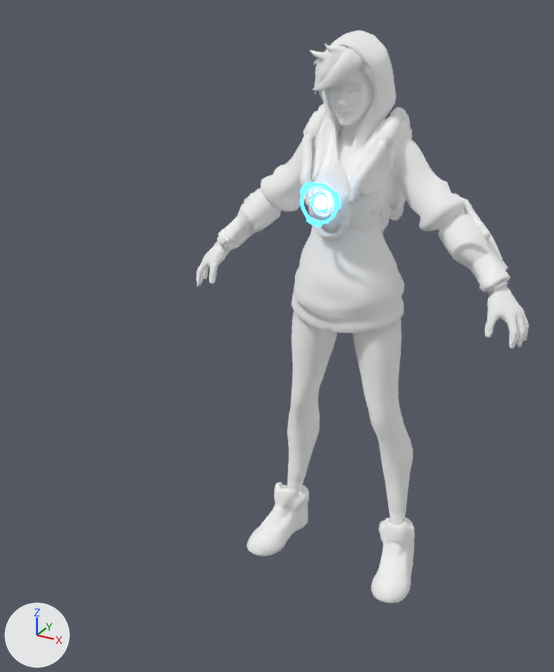
One commit to the glTF model Graffiti_Tracer2.glb: the scene before it, then after it.
Before and after are seen from a camera (50 mm lens) standing at (1.21, -2.79, 2.48) and looking at (-0.21, -0.22, 1.19). Every picture has the same lights, and +X, +Y and +Z are marked at lower left. The picture after the commit comes second. Where no turn or scale is listed for an object, it has been applied to the vertices. Vertices at exactly the same position are counted once.

Objects in the first picture: 'Tracer'.
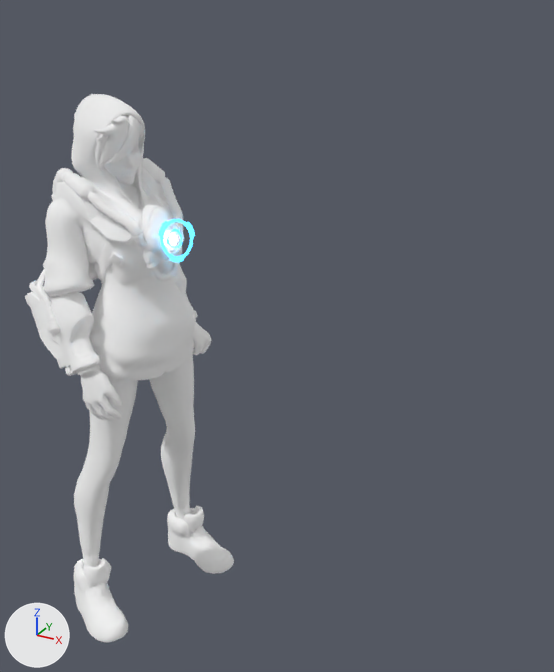
Where the change shows, as pixel boxes (x1, y1, x2, y2) in the pictures (554 x 672 px; the box of a moved part takes in the faces that stretch with it):
'Tracer', reshaped (37% narrower): before (196, 30, 529, 603); after (25, 94, 234, 643)
part 1 of me_24_tracer_1_0_0, moved or reshaped (not visible afterwards): before (461, 199, 508, 270)
part 2 of me_24_tracer_1_0_0, moved or reshaped (not visible before): after (25, 292, 69, 368)
part 3 of me_24_tracer_1_0_0, moved or reshaped: before (247, 485, 309, 556); after (74, 559, 128, 643)
part 4 of me_24_tracer_1_0_0, moved or reshaped: before (313, 202, 334, 215); after (168, 238, 181, 252)
part 5 of me_24_tracer_1_0_0, moved or reshaped (not visible before): after (29, 280, 50, 300)
part 6 of me_24_tracer_1_0_0, moved or reshaped (mostly hidden before): before (244, 188, 261, 202); after (36, 270, 60, 337)
part 7 of me_24_tracer_1_0_0, moved or reshaped (not visible before): after (88, 263, 98, 281)
part 8 of me_24_tracer_1_0_0, moved or reshaped (not visible afterwards): before (389, 193, 406, 221)
part 9 of me_24_tracer_1_0_0, moved or reshaped: before (307, 160, 352, 240); after (142, 204, 184, 281)
part 10 of me_24_tracer_1_0_0, moved or reshaped: before (274, 482, 296, 509); after (83, 558, 108, 587)
part 11 of me_24_tracer_1_0_0, moved or reshaped: before (196, 30, 529, 603); after (38, 94, 234, 574)

Diff of the bpy script that builds the scene:
```diff
--- a/Graffiti_Tracer2.glb.py
+++ b/Graffiti_Tracer2.glb.py
@@ me_24_tracer_1_0_0 @@
 # used by ob_tracer; location = (0.0, 0.0, 0.0)
-me_24_tracer_1_0_0.from_pydata(...)  # 25518 vertices, 50488 faces; spans x -0.74..0.74, y -0.29..0.32, z -0.01..2.37
+me_24_tracer_1_0_0.from_pydata(...)  # 25518 vertices, 50488 faces; spans x -1.16..-0.45, y -0.87..-0.04, z -0.19..2.15
+# me_24_tracer_1_0_0 part 1: the loose piece of 848 vertices spanning x 0.34..0.62, y 0.12..0.32, z 1.47..1.74 is multiplied about its middle by the matrix ((0.452, -0.887, 0.094), (0.712, 0.422, 0.562), (-0.538, -0.187, 0.822)), then moved by (-1.41, -0.3, -0.34)
+# me_24_tracer_1_0_0 part 2: the loose piece of 881 vertices spanning x -0.62..-0.34, y 0.12..0.32, z 1.47..1.74 is multiplied about its middle by the matrix ((-0.151, -0.945, -0.292), (0.845, 0.029, -0.534), (0.513, -0.327, 0.794)), then moved by (-0.54, -0.91, -0.37)
+# me_24_tracer_1_0_0 part 3: the loose piece of 364 vertices spanning x -0.41..-0.2, y -0.23..0.18, z -0.01..0.24 is turned 74 degrees about the z axis through its middle, then moved by (-0.56, -0.71, -0.19)
+# me_24_tracer_1_0_0 part 4: the loose piece of 39 vertices spanning x -0.06..0.06, y -0.24, z 1.74..1.78 is multiplied about its middle by the matrix ((0.248, -0.951, -0.187), (0.969, 0.247, 0.028), (0.019, -0.188, 0.982)), then moved by (-0.51, -0.27, -0.15)
+# me_24_tracer_1_0_0 part 5: the loose piece of 628 vertices spanning x -0.41..-0.32, y 0.16..0.27, z 1.67..1.75 is multiplied about its middle by the matrix ((-0.151, -0.945, -0.292), (0.845, 0.029, -0.534), (0.513, -0.327, 0.794)), then moved by (-0.7, -0.87, -0.34)
+# me_24_tracer_1_0_0 part 6: the loose piece of 709 vertices spanning x -0.55..-0.23, y 0.07..0.21, z 1.61..1.82 is multiplied about its middle by the matrix ((-0.045, -0.999, -0.247), (0.857, 0.101, -0.562), (0.569, -0.23, 0.827)), then moved by (-0.59, -0.81, -0.31)
+# me_24_tracer_1_0_0 part 7: the loose piece of 559 vertices spanning x -0.18..-0.09, y 0.12..0.26, z 1.64..1.84 is multiplied about its middle by the matrix ((0.248, -0.951, -0.187), (0.969, 0.247, 0.028), (0.019, -0.188, 0.982)), then moved by (-0.81, -0.72, -0.23)
+# me_24_tracer_1_0_0 part 8: the loose piece of 593 vertices spanning x 0.09..0.18, y 0.12..0.26, z 1.64..1.84 is multiplied about its middle by the matrix ((0.248, -0.951, -0.187), (0.969, 0.247, 0.028), (0.019, -0.188, 0.982)), then moved by (-1.02, -0.46, -0.23)
+# me_24_tracer_1_0_0 part 9: the loose piece of 998 vertices spanning x -0.09..0.09, y -0.25..-0.14, z 1.62..1.93 is multiplied about its middle by the matrix ((0.248, -0.951, -0.187), (0.969, 0.247, 0.028), (0.019, -0.188, 0.982)), then moved by (-0.56, -0.3, -0.16)
+# me_24_tracer_1_0_0 part 10: the loose piece of 139 vertices spanning x -0.35..-0.23, y -0.04..0.05, z 0.15..0.29 is turned 73.5 degrees about the z axis through its middle, then moved by (-0.6, -0.72, -0.19)
+# me_24_tracer_1_0_0 part 11: 18340 of 25518 vertices moved; they spanned x -0.74..0.74, y -0.29..0.32, z -0.01..2.37 and now span x -1.1..-0.45, y -0.78..-0.04, z -0.19..2.15; mean shift (-0.83, -0.45, -0.25); largest move (0.52, 0.25, 1.61) -> (-0.94, -0.04, 1.24)
+# other edits to the shape of me_24_tracer_1_0_0 do not show in these pictures
 me_24_tracer_1_0_0.materials.append(mat_tracer)
```
